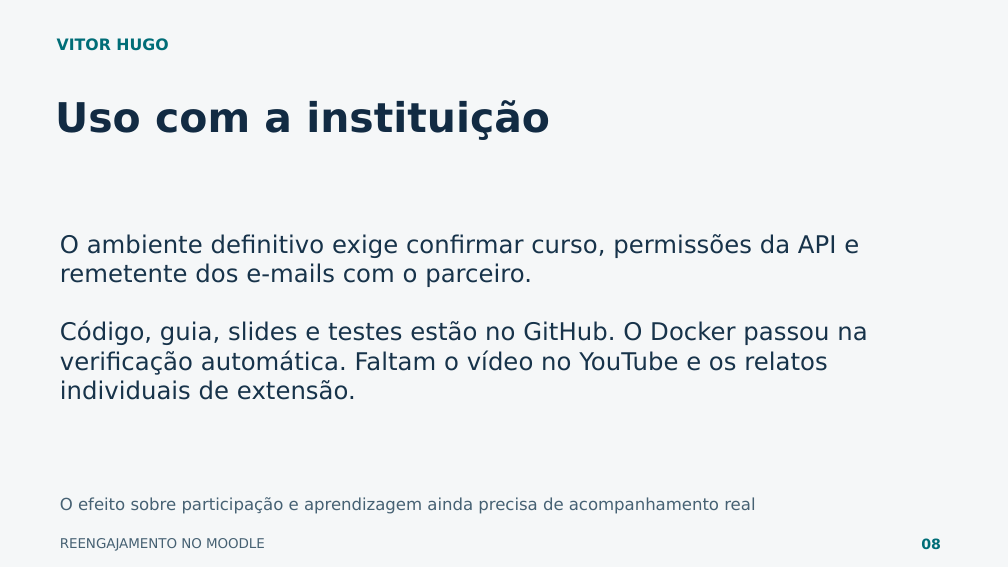
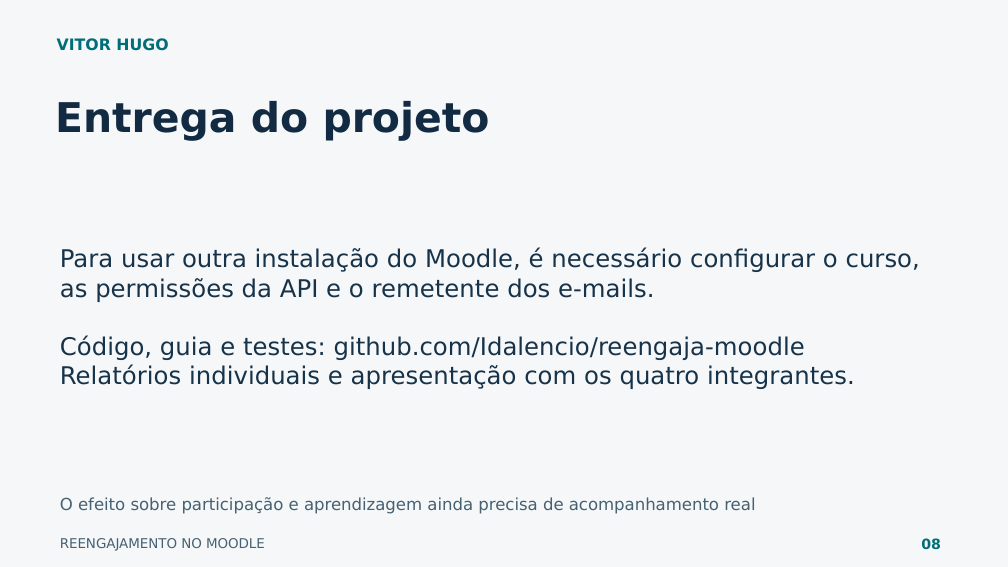
Before and after one commit to Idalencio/reengaja-moodle, a slide deck: slide 8 of entrega/Apresentacao_Reengaja_Moodle.pptx. Drawn at 1008x567 pixels with LibreOffice and Linux fonts; fonts in the diff are those of the drawing. Boxes give left, top, right and bottom in pixels: in the first picture for what was removed or moved away, otherwise in the second. Text is boxed around its words. In the diff, an @@ line names an element or a change of style, - is before the commit and + after.

Commit message:
Atualiza apresentação dos quatro integrantes e orientações de entrega [skip ci]

```diff
--- a/entrega/Apresentacao_Reengaja_Moodle.pptx
+++ b/entrega/Apresentacao_Reengaja_Moodle.pptx
@@ text at (55,101,490,141): text changed @@
-Uso com a instituição
+Entrega do projeto
@@ text at (60,247,920,389): text changed @@
-O ambiente definitivo exige confirmar curso, permissões da API e remetente dos e-mails com o parceiro.
-Código, guia, slides e testes estão no GitHub. O Docker passou na verificação automática. Faltam o vídeo no YouTube e os relatos individuais de extensão.
+Para usar outra instalação do Moodle, é necessário configurar o curso, as permissões da API e o remetente dos e-mails.
+Código, guia e testes: github.com/Idalencio/reengaja-moodle
+Relatórios individuais e apresentação com os quatro integrantes.
```
Also in this commit, not shown: 9 other files.
